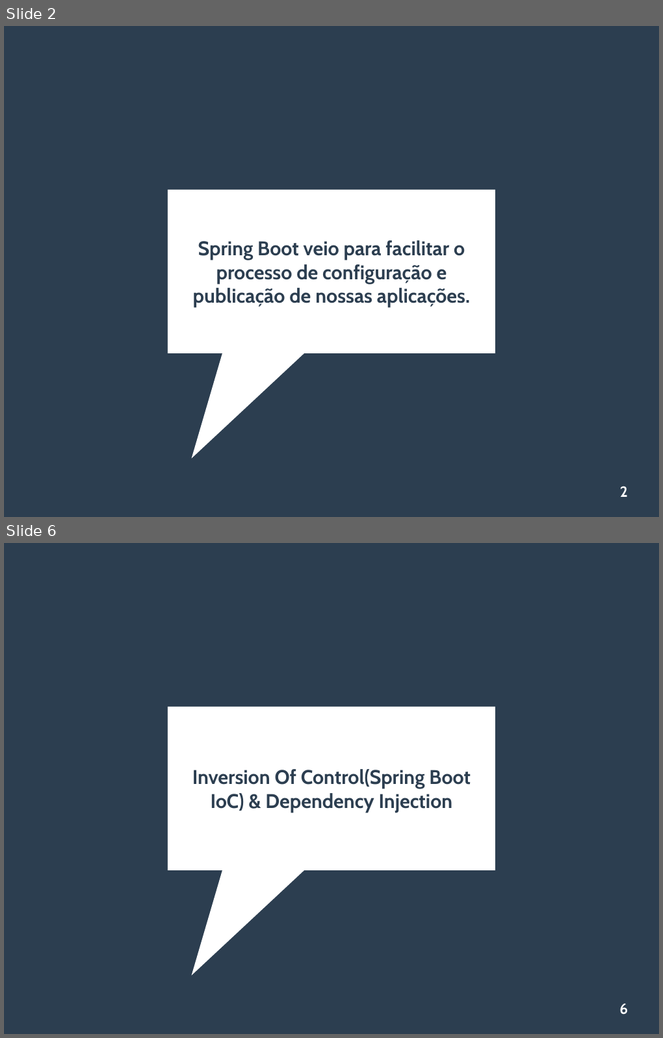
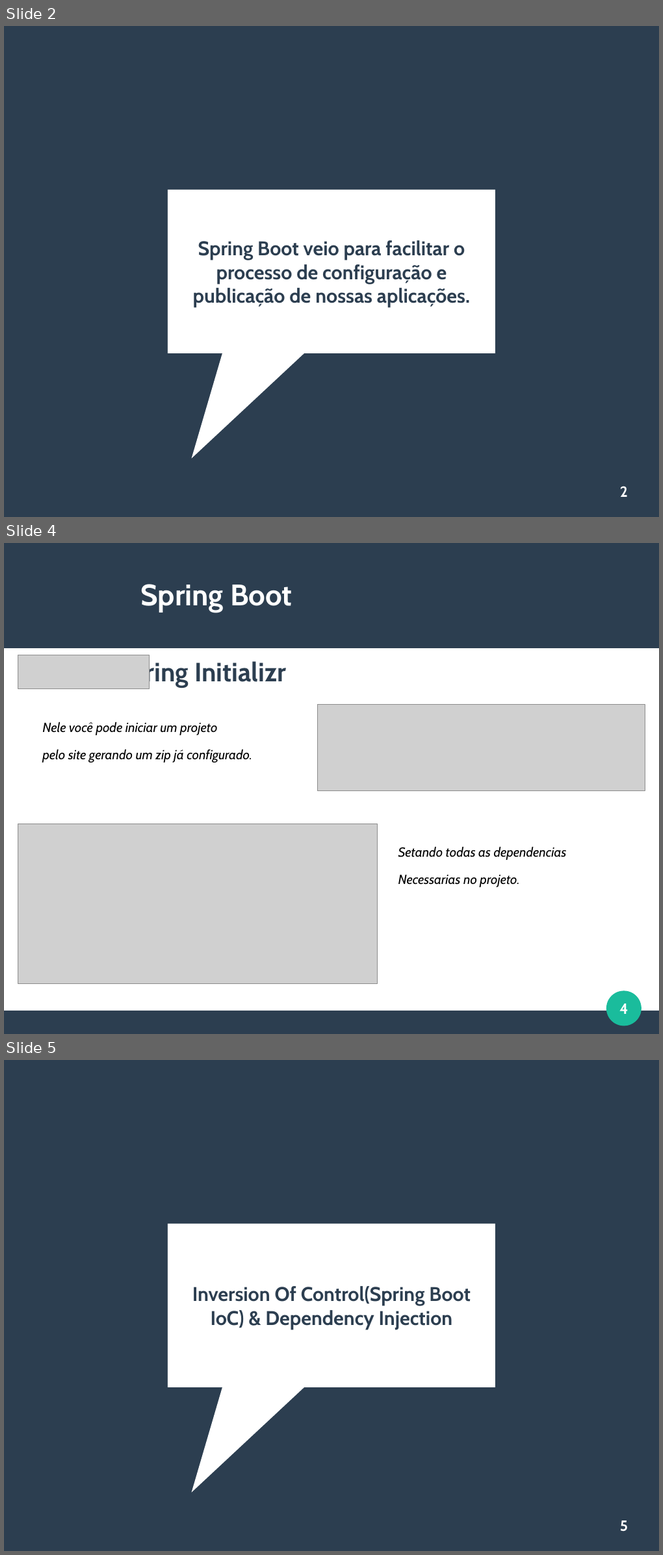
Before and after one commit to viniciusFortti/test, a slide deck: Apresentação/QuartaApresentacaoSpring.odp. Shown one above the other, each under a label of ours: slides 2 and 6 before the commit, slides 2, 4 and 5 after it; the slides between them are not shown. The pictures are 663x1038 and 663x1555 pixels, drawn with LibreOffice and Linux fonts; fonts in the diff are those of the drawing; grey boxes stand for pictures. Boxes give left, top, right and bottom in pixels: in the first picture for what was removed or moved away, otherwise in the second. Text is boxed around its words. In the diff, an @@ line names an element or a change of style, - is before the commit and + after.

```diff
--- a/Apresentação/QuartaApresentacaoSpring.odp
+++ b/Apresentação/QuartaApresentacaoSpring.odp
@@ slide 4 added at (4,543,659,1034), background #FFFFFF @@
@@ rectangle added at (4,543,659,648), fill #2C3E50 @@
@@ title added at (141,584,292,613), 36 pt, text #FFFFFF, bold @@
+Spring Boot
@@ picture added at (18,655,150,689) @@
@@ text added at (115,659,286,687), 32 pt, text #2C3E50, bold @@
+Spring Initializr
@@ picture added at (318,705,646,791) @@
@@ text added at (42,722,252,763), 16 pt, text #000000, italic @@
+Nele você pode iniciar um projeto
+pelo site gerando um zip já configurado.
@@ picture added at (18,824,378,984) @@
@@ text added at (399,847,567,887), 16 pt, text #000000, italic @@
+Setando todas as dependencias
+Necessarias no projeto.
@@ ellipse added at (607,991,642,1027), fill #1ABC9C @@
@@ page number added at (620,1004,628,1014), 18 pt, text #FFFFFF, bold @@
+4
@@ rectangle added at (4,1011,659,1034), fill #2C3E50 @@
@@ what was slide 6 is now slide 5 @@
@@ page number at (620,1521,628,1532): text changed @@
-6
+5
```
Also in this commit, not shown: 5 slides changed, 9 other slides added, 5 slides removed, 4 other files.
